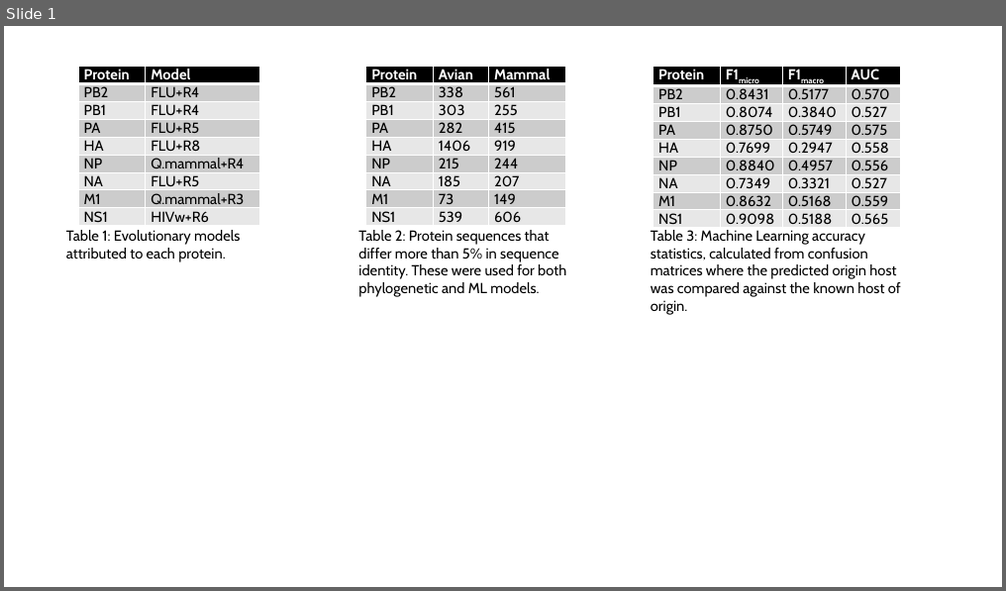
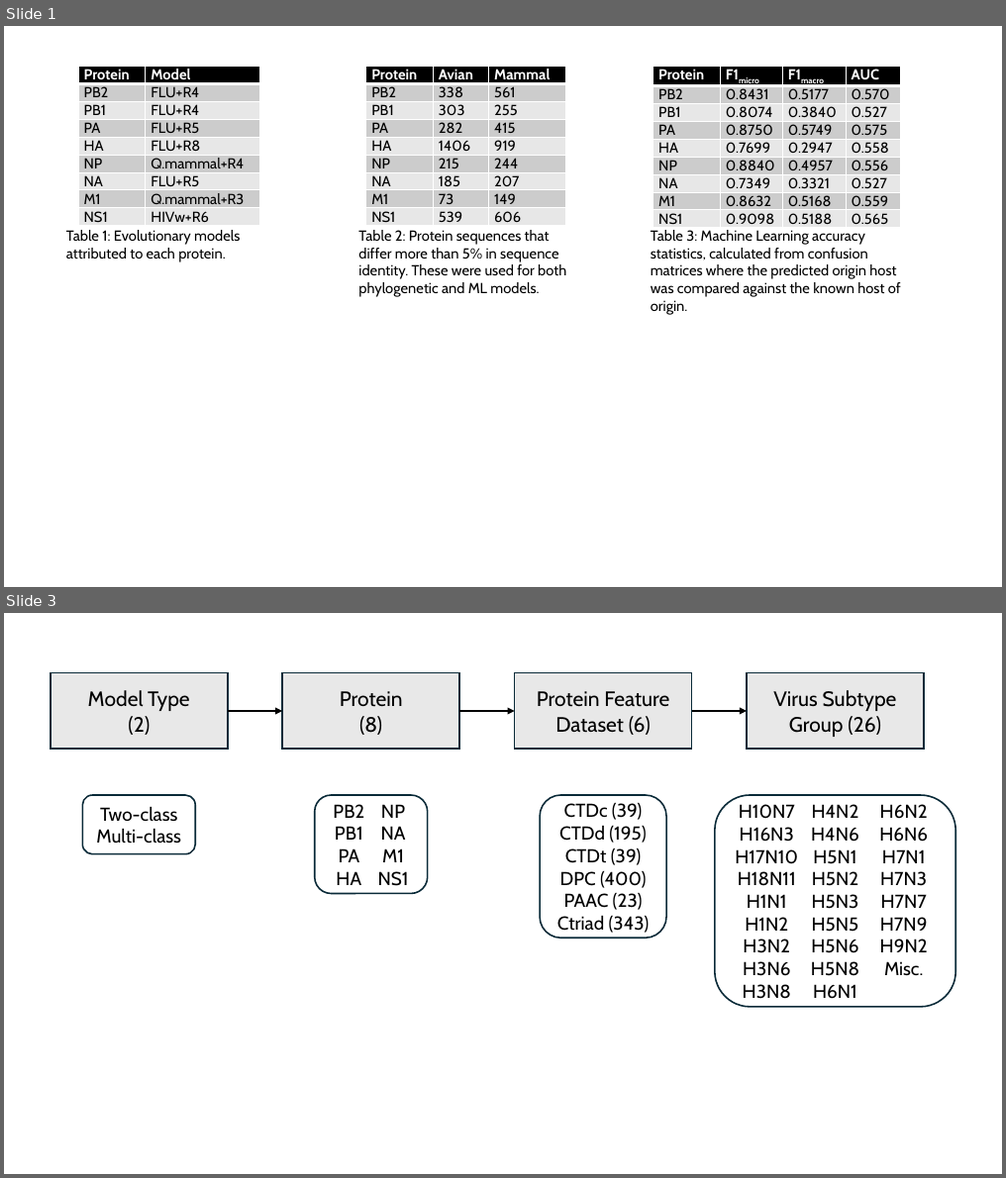
Before and after one commit to Jordan-Bone/IAV-Mach-Learning, a slide deck: Figures & Presentables/Results Tables.pptx. Shown one above the other, each under a label of ours: slide 1 before the commit, slides 1 and 3 after it; the slides between them are not shown. The pictures are 1006x591 and 1006x1178 pixels, drawn with LibreOffice and Linux fonts; fonts in the diff are those of the drawing. Boxes give left, top, right and bottom in pixels: in the first picture for what was removed or moved away, otherwise in the second. Text is boxed around its words. In the diff, an @@ line names an element or a change of style, - is before the commit and + after.

```diff
--- a/Figures & Presentables/Results Tables.pptx
+++ b/Figures & Presentables/Results Tables.pptx
@@ slide 3 added at [4,613,1002,1174], background #FFFFFF @@
@@ group added at [51,672,924,749]: 4 rectangles @@
+Model Type
+(2)
+Protein
+(8)
+Protein Feature Dataset (6)
+Virus Subtype Group (26)
@@ arrow added from (228, 711) to (282, 711), #000000 2.25 pt @@
@@ arrow added from (460, 711) to (515, 711), #000000 2.25 pt @@
@@ arrow added from (692, 711) to (746, 711), #000000 2.25 pt @@
@@ rounded rectangle added at [82,795,196,854], outline #092A39 1.5 pt, 18 pt, text #000000 @@
+Two-class
+Multi-class
@@ rounded rectangle added at [315,795,428,894], outline #092A39 1.5 pt, 18 pt, text #000000 @@
+PB2
+PB1
+PA
+HA
+NP
+NA
+M1
+NS1
@@ rounded rectangle added at [540,795,666,938], outline #092A39 1.5 pt, 18 pt, text #000000 @@
+CTDc (39)
+CTDd (195)
+CTDt (39)
+DPC (400)
+PAAC (23)
+Ctriad (343)
@@ rounded rectangle added at [715,795,956,1007], outline #092A39 1.5 pt, 18 pt, text #000000 @@
+H10N7
+H16N3
+H17N10
+H18N11
+H1N1
+H1N2
+H3N2
+H3N6
+H3N8
+H4N2
+H4N6
+H5N1
+H5N2
+H5N3
+H5N5
+H5N6
+H5N8
+H6N1
+H6N2
+H6N6
+H7N1
+H7N3
+H7N7
+H7N9
+H9N2
+Misc.
```
Also in this commit, not shown: 1 other slide added, 11 other files.
